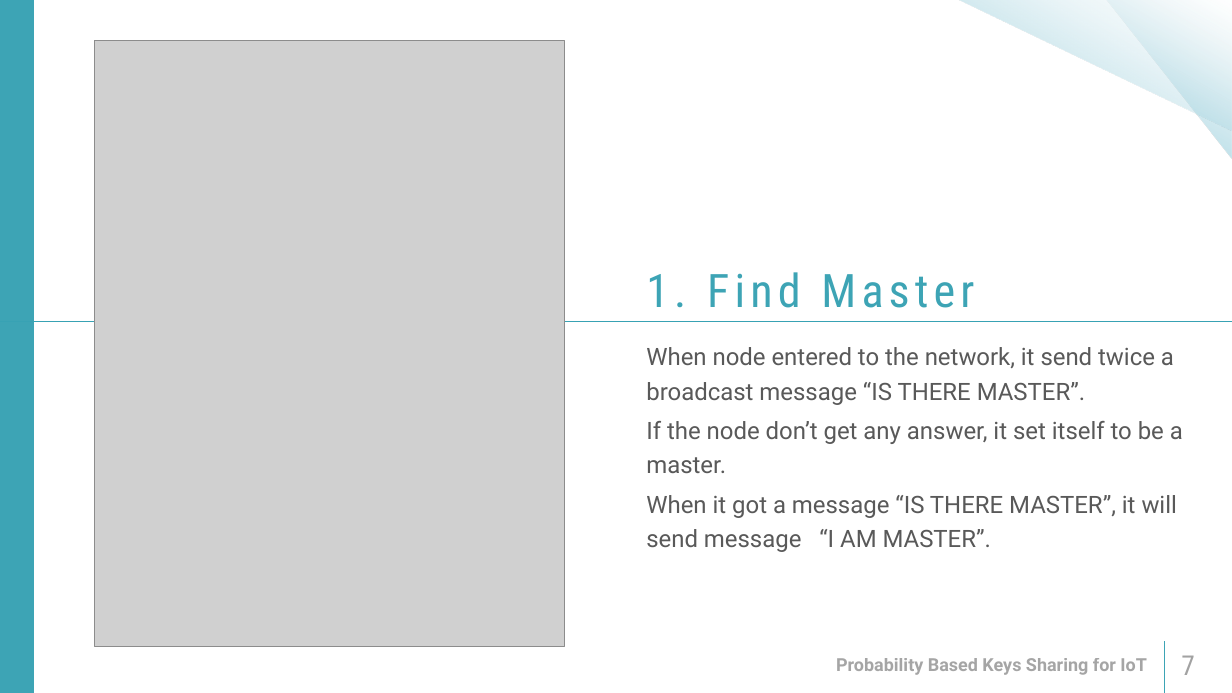
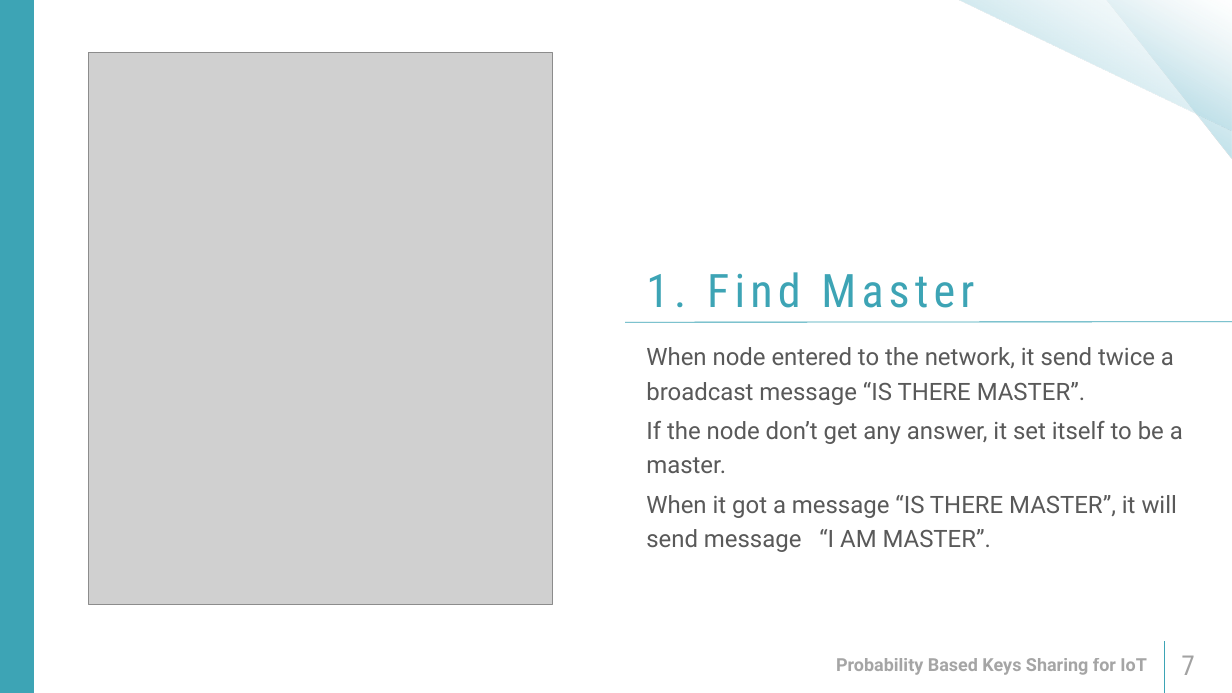
Before and after one commit to reutnagar/distributed-RSA-for-IoT, a slide deck: slide 7 of Docs/Submission/מצגת פרויקט גמר.pptx. Drawn at 1232x693 pixels with LibreOffice and Linux fonts; fonts in the diff are those of the drawing; grey boxes stand for pictures. Boxes give left, top, right and bottom in pixels: in the first picture for what was removed or moved away, otherwise in the second. Text is boxed around its words. In the diff, an @@ line names an element or a change of style, - is before the commit and + after.

```diff
--- a/Docs/Submission/מצגת פרויקט גמר.pptx
+++ b/Docs/Submission/מצגת פרויקט גמר.pptx
@@ picture: place and size @@
-picture at [94,40,564,646]
+picture at [89,52,553,604]
@@ line removed from (1232, 322) to (0, 322) @@
@@ line added from (1232, 322) to (625, 322), #39A2B4 1 pt @@
```
Also in this commit, not shown: 14 other slides changed, 1 slide added, 115 slides removed, 6 other files.
